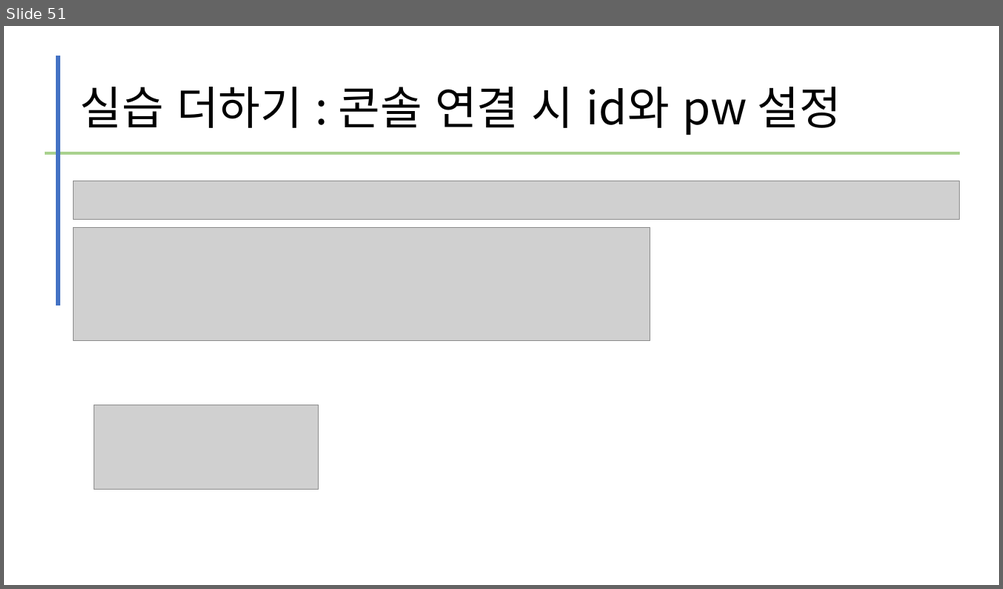
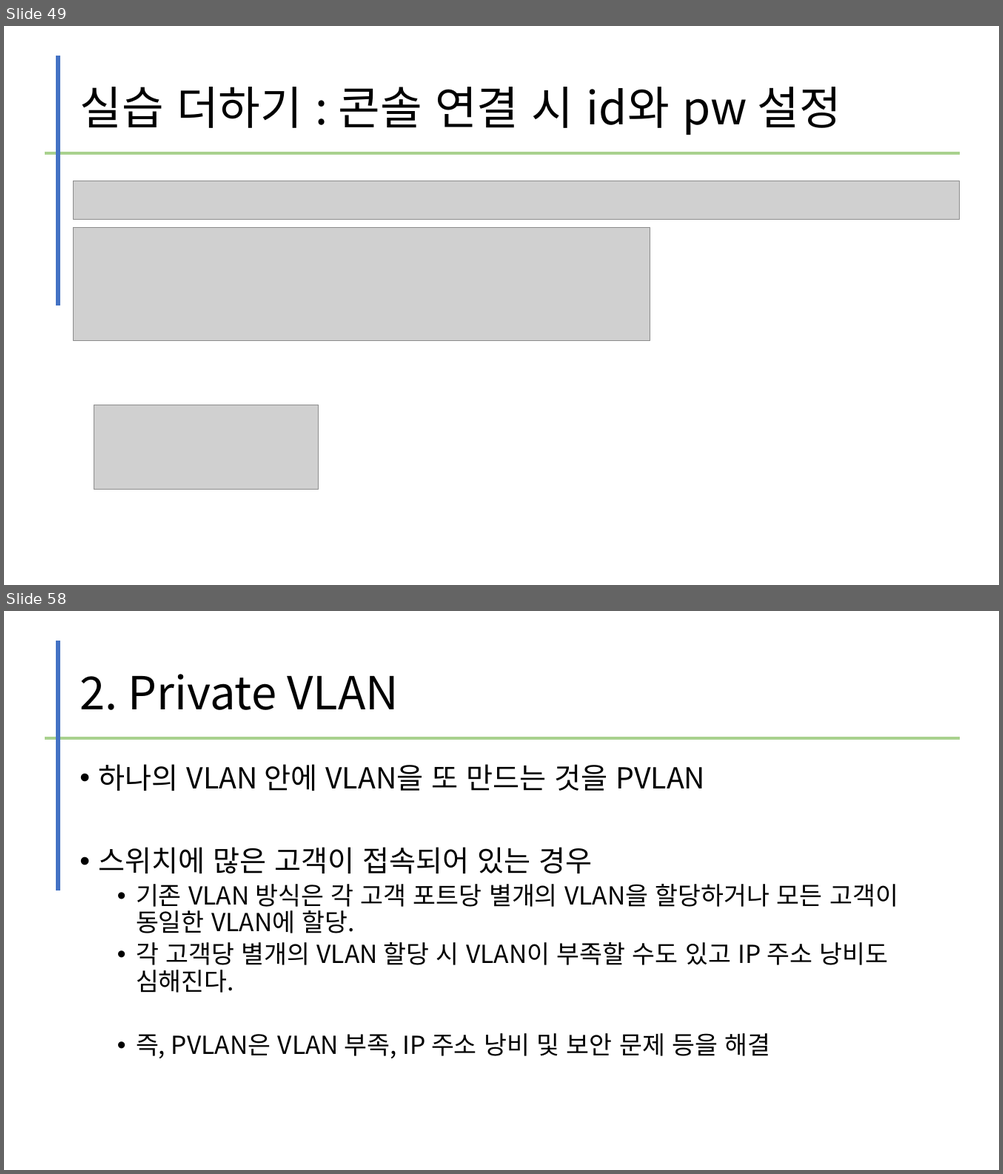
Before and after one commit to kig2929kig/network, a slide deck: L2L3 스위치 구축.pptx. Shown one above the other, each under a label of ours: slide 51 before the commit, slides 49 and 58 after it; the slides between them are not shown. The pictures are 1003x589 and 1003x1174 pixels, drawn with LibreOffice and Linux fonts; fonts in the diff are those of the drawing; grey boxes stand for pictures. Boxes give left, top, right and bottom in pixels: in the first picture for what was removed or moved away, otherwise in the second. Text is boxed around its words. In the diff, an @@ line names an element or a change of style, - is before the commit and + after.

```diff
--- a/L2L3 스위치 구축.pptx
+++ b/L2L3 스위치 구축.pptx
@@ slide 58 added at box(4, 611, 999, 1170), background #FFFFFF @@
@@ line added from (58, 641) to (58, 891), #4472C4 4.5 pt @@
@@ title added at box(79, 674, 398, 710), 44 pt, text #000000 @@
+2. Private VLAN
@@ line added from (44, 738) to (960, 738), #A9D18E 3 pt @@
@@ text added at box(99, 764, 898, 1059), 24 pt, text #000000 @@
+• 하나의 VLAN 안에 VLAN을 또 만드는 것을 PVLAN
+• 스위치에 많은 고객이 접속되어 있는 경우
+  • 기존 VLAN 방식은 각 고객 포트당 별개의 VLAN을 할당하거나 모든 고객이 동일한 VLAN에 할당.
+  • 각 고객당 별개의 VLAN 할당 시 VLAN이 부족할 수도 있고 IP 주소 낭비도 심해진다.
+  • 즉, PVLAN은 VLAN 부족, IP 주소 낭비 및 보안 문제 등을 해결
@@ what was slide 51 is now slide 49 @@
```
Also in this commit, not shown: 2 slides changed, 14 other slides added, 1 slide removed.
